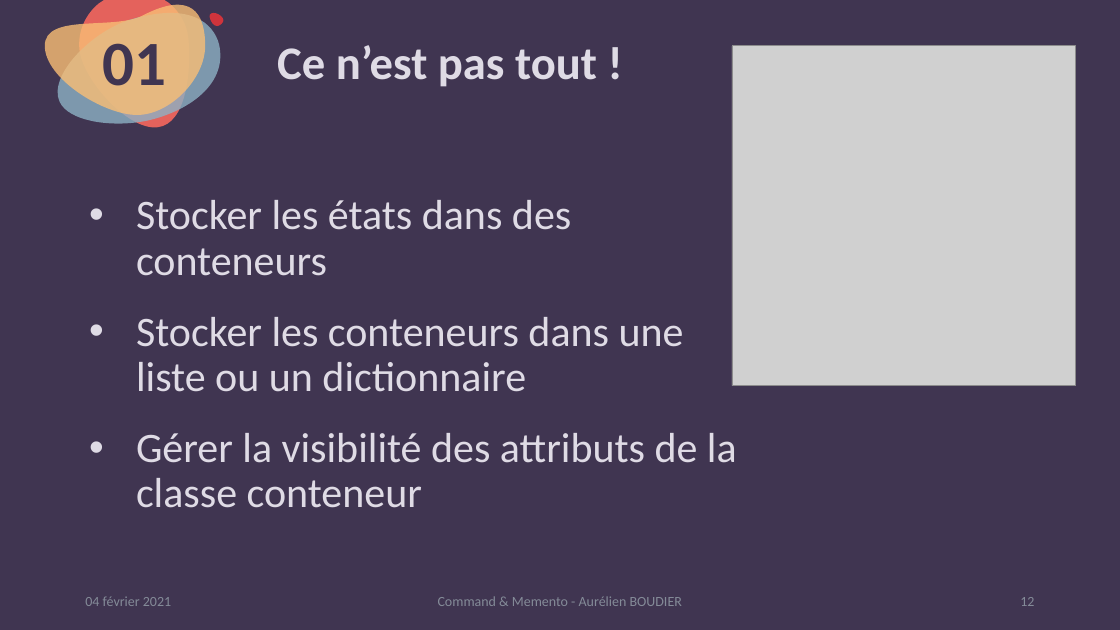
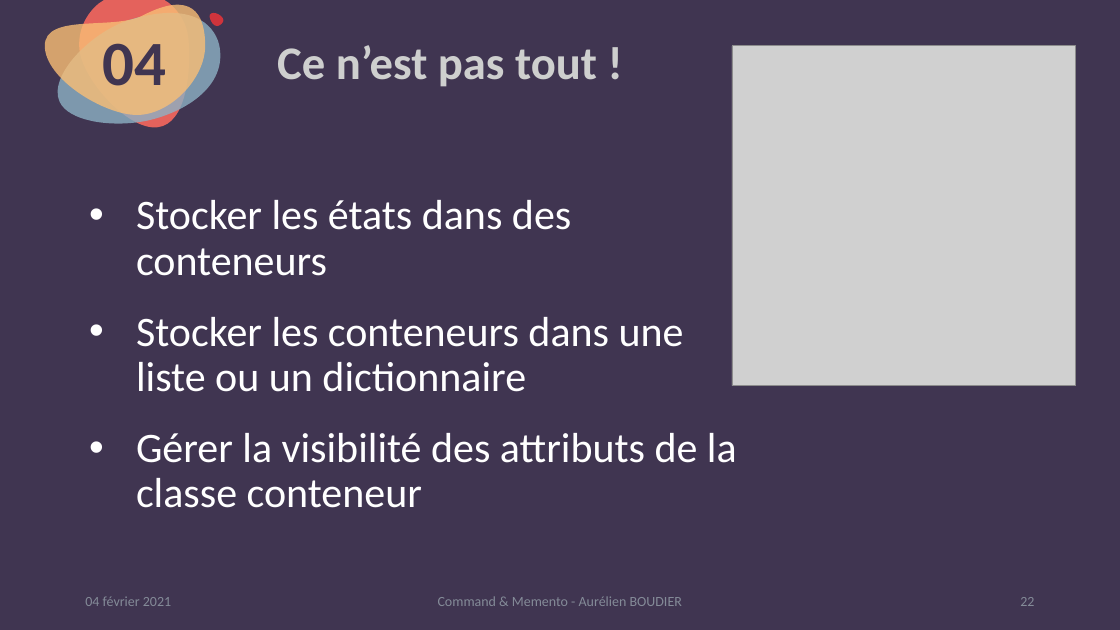
Before and after one commit to kyweez/CDA-14-DESIGN-PATTERN, a slide deck: slide 22 of 01-Powerpoint-presentation/PowerpointPresentation.pptx (slide 12 before the commit). Drawn at 1120x630 pixels with LibreOffice and Linux fonts; fonts in the diff are those of the drawing; grey boxes stand for pictures. Boxes give left, top, right and bottom in pixels: in the first picture for what was removed or moved away, otherwise in the second. Text is boxed around its words. In the diff, an @@ line names an element or a change of style, - is before the commit and + after.

```diff
--- a/01-Powerpoint-presentation/PowerpointPresentation.pptx
+++ b/01-Powerpoint-presentation/PowerpointPresentation.pptx
@@ title "Ce n’est pas tout !" at <box>277,45,597,87</box>: text colour #DFDBE5 to #CECFCE @@
@@ text at <box>102,43,166,86</box>: text changed @@
-01
+04
@@ text "Stocker les états dans des ..." at <box>136,200,737,508</box>: text colour #DFDBE5 to #FFFFFF @@
@@ page number at <box>1020,597,1034,606</box>: text changed @@
-12
+22
```
Also in this commit, not shown: 10 other slides changed, 7 slides added, 10 slides removed, 6 other files.
